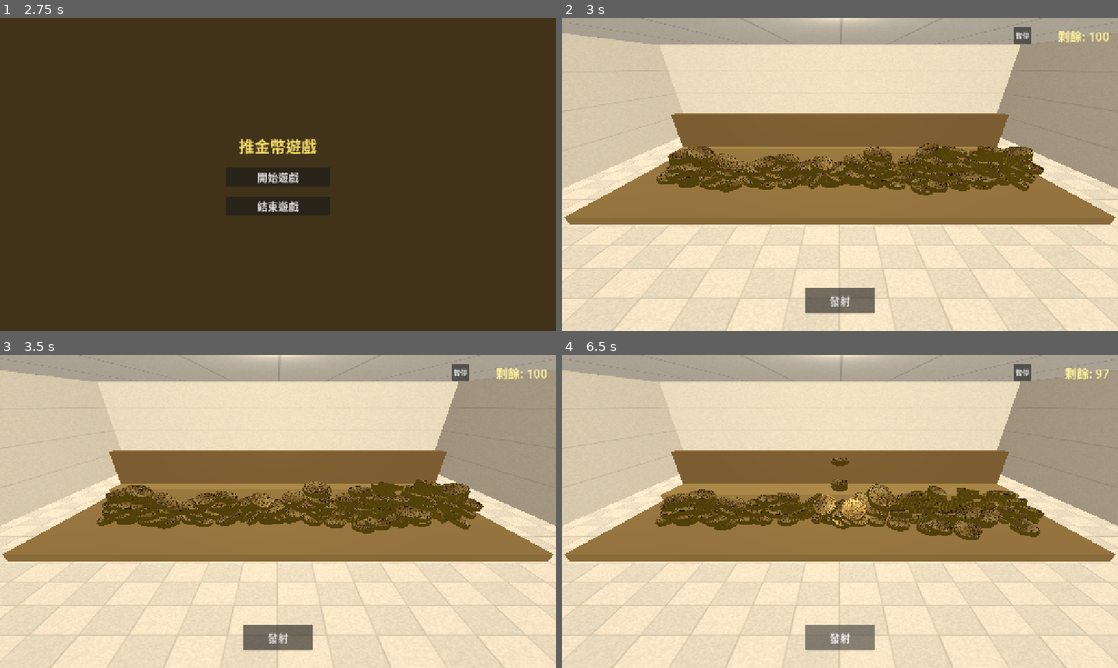
Above: before the commit, frames 1-4 (two rows, left to right).
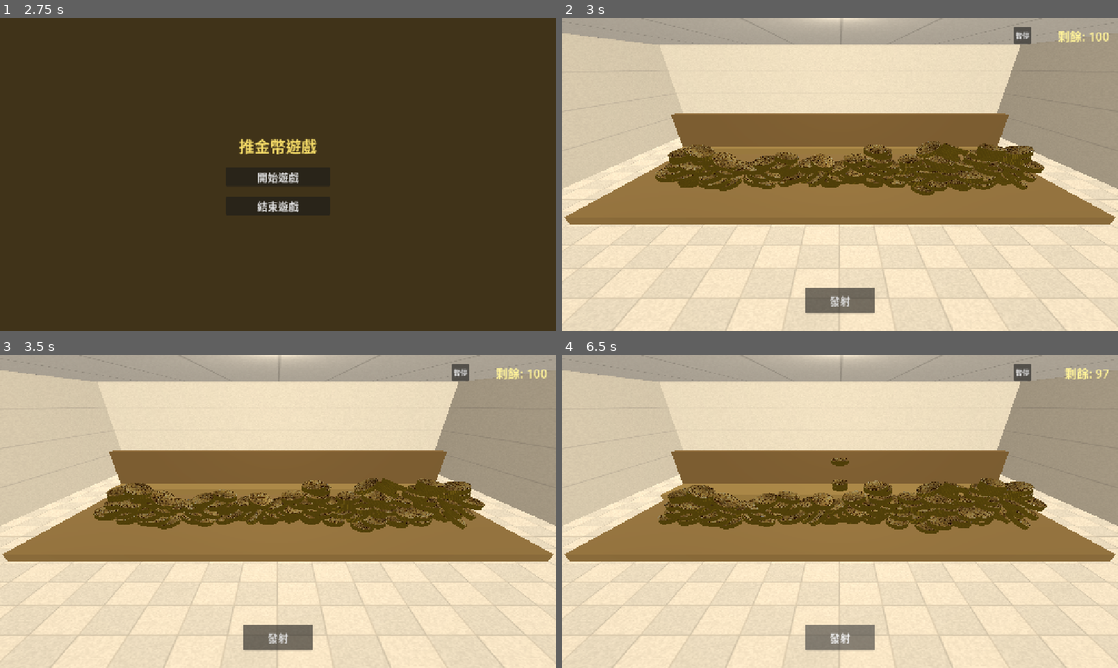
Above: after the commit, the same moments.

Repository: disabledman/mmPushGold
Game: Godot game, scene res://scenes/Logo.tscn
The game is run twice, just before and just after one commit, with the same random seed, the same clock (stepped at 60 frames per second) and the same inputs.
Inputs (mouse positions are in pixels of both pictures, inside the frame that each line leads up to):
- Up to frame 1 (2.75 s): tap Enter at 0.5, 2 s; click (278, 174) at 0.67 s; tap Space at 1.25 s; move the mouse to (166, 190) at 1.27 s; click (166, 190) at 1.42 s; move the mouse to (333, 105) at 2.02 s; click (333, 105) at 2.17 s
- Up to frame 2 (3 s): click "開始遊戲" at 2.75 s
- Up to frame 3 (3.5 s): no input
- Up to frame 4 (6.5 s): click "發射" at 3.5 s; click "暫停" at 4.25 s; click "繼續遊戲" at 5 s; click "發射" at 5.75 s

Frame 1 is identical in both runs. In frame 2, 3.0% of the frame differs, in the area x 16-87%, y 39-57%; in frame 3, 3.1%; in frame 4, 4.8%, in the area x 16-88%, y 39-60%.

Commit message:
Updated 錢幣穩定不動

Diff:
--- a/scripts/Coin.gd
+++ b/scripts/Coin.gd
@@ -44,12 +44,12 @@
 	if linear_ok and angular_ok:
 		_still_time += _delta
 		# 清掉極小速度，讓堆疊更快穩定
-		if lv < 0.05:
+		if lv < 0.55:
 			linear_velocity = Vector3.ZERO
-		if av < 0.1:
+		if av < 0.51:
 			angular_velocity = Vector3.ZERO
 		# 連續穩定一段時間後才睡，避免「剛好一幀」就睡/醒來回抖
-		if _still_time >= 0.25:
+		if _still_time >= 0.15:
 			sleeping = true
 			_still_time = 0.0
 	else:
